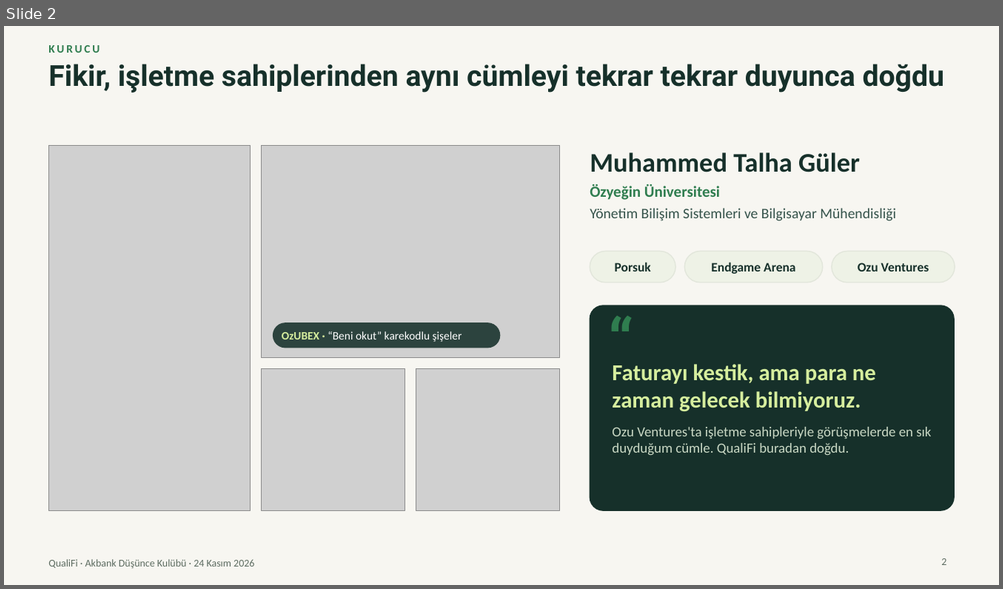
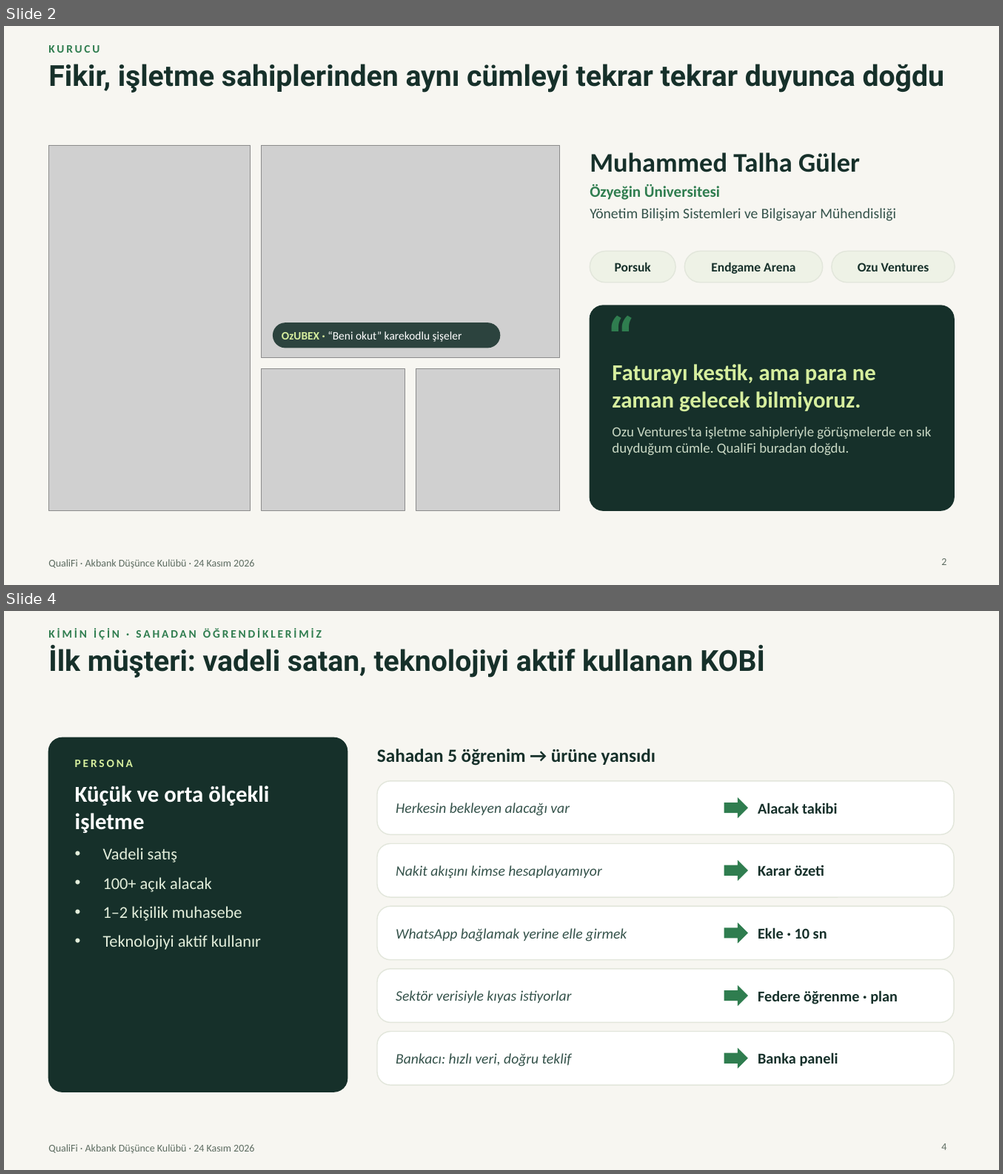
Before and after one commit to Talhaguler1/qualifi-41598058, a slide deck: marketing/presentation-2026-11-24/QualiFi-final-sunum.pptx. Shown one above the other, each under a label of ours: slide 2 before the commit, slides 2 and 4 after it; the slides between them are not shown. The pictures are 1003x589 and 1003x1174 pixels, drawn with LibreOffice and Linux fonts; fonts in the diff are those of the drawing; grey boxes stand for pictures. Boxes give left, top, right and bottom in pixels: in the first picture for what was removed or moved away, otherwise in the second. Text is boxed around its words. In the diff, an @@ line names an element or a change of style, - is before the commit and + after.

```diff
--- a/marketing/presentation-2026-11-24/QualiFi-final-sunum.pptx
+++ b/marketing/presentation-2026-11-24/QualiFi-final-sunum.pptx
@@ slide 4 added at bbox=[4, 611, 999, 1170], background #F7F6F1; not listed: 1 template element that a slide beside it also shows @@
@@ text added at bbox=[48, 628, 321, 640], 11 pt, text #2F7D4F, bold @@
+KİMİN İÇİN · SAHADAN ÖĞRENDİKLERİMİZ
@@ text added at bbox=[48, 644, 765, 678], 28 pt, text #16302A, bold @@
+İlk müşteri: vadeli satan, teknolojiyi aktif kullanan KOBİ
@@ rounded rectangle added at bbox=[48, 738, 347, 1092], fill #16302A, outline #16302A 1 pt @@
@@ text added at bbox=[75, 760, 269, 950], 16 pt, text #E3EEDB @@
+PERSONA
+Küçük ve orta ölçekli işletme
+• Vadeli satış
+• 100+ açık alacak
+• 1–2 kişilik muhasebe
+• Teknolojiyi aktif kullanır
@@ text added at bbox=[377, 749, 655, 766], 18 pt, text #16302A, bold @@
+Sahadan 5 öğrenim → ürüne yansıdı
@@ rounded rectangle added at bbox=[377, 781, 954, 834], fill #FFFFFF, outline #E2E6DB 1 pt @@
@@ text added at bbox=[395, 803, 569, 816], 14 pt, text #34524A, italic @@
+Herkesin bekleyen alacağı var
@@ right arrow added at bbox=[724, 797, 748, 818], fill #2F7D4F @@
@@ text added at bbox=[757, 803, 837, 814], 14.5 pt, text #16302A, bold @@
+Alacak takibi
@@ rounded rectangle added at bbox=[377, 844, 954, 897], fill #FFFFFF, outline #E2E6DB 1 pt @@
@@ text added at bbox=[395, 866, 601, 879], 14 pt, text #34524A, italic @@
+Nakit akışını kimse hesaplayamıyor
@@ right arrow added at bbox=[724, 860, 748, 881], fill #2F7D4F @@
@@ text added at bbox=[757, 865, 824, 876], 14.5 pt, text #16302A, bold @@
+Karar özeti
@@ rounded rectangle added at bbox=[377, 906, 954, 960], fill #FFFFFF, outline #E2E6DB 1 pt @@
@@ text added at bbox=[395, 928, 626, 942], 14 pt, text #34524A, italic @@
+WhatsApp bağlamak yerine elle girmek
@@ right arrow added at bbox=[724, 923, 748, 944], fill #2F7D4F @@
@@ text added at bbox=[757, 928, 827, 939], 14.5 pt, text #16302A, bold @@
+Ekle · 10 sn
@@ rounded rectangle added at bbox=[377, 969, 954, 1023], fill #FFFFFF, outline #E2E6DB 1 pt @@
@@ right arrow added at bbox=[724, 985, 748, 1006], fill #2F7D4F @@
@@ text added at bbox=[395, 991, 572, 1003], 14 pt, text #34524A, italic @@
+Sektör verisiyle kıyas istiyorlar
@@ text added at bbox=[757, 991, 897, 1005], 14.5 pt, text #16302A, bold @@
+Federe öğrenme · plan
@@ rounded rectangle added at bbox=[377, 1032, 954, 1085], fill #FFFFFF, outline #E2E6DB 1 pt @@
@@ text added at bbox=[395, 1054, 572, 1067], 14 pt, text #34524A, italic @@
+Bankacı: hızlı veri, doğru teklif
@@ right arrow added at bbox=[724, 1048, 748, 1069], fill #2F7D4F @@
@@ text added at bbox=[757, 1053, 838, 1067], 14.5 pt, text #16302A, bold @@
+Banka paneli
@@ page number added at bbox=[941, 1144, 946, 1150], 10 pt, text #5D6C61 @@
+4
```
Also in this commit, not shown: 10 slides changed, 1 slide removed, 8 other files.
